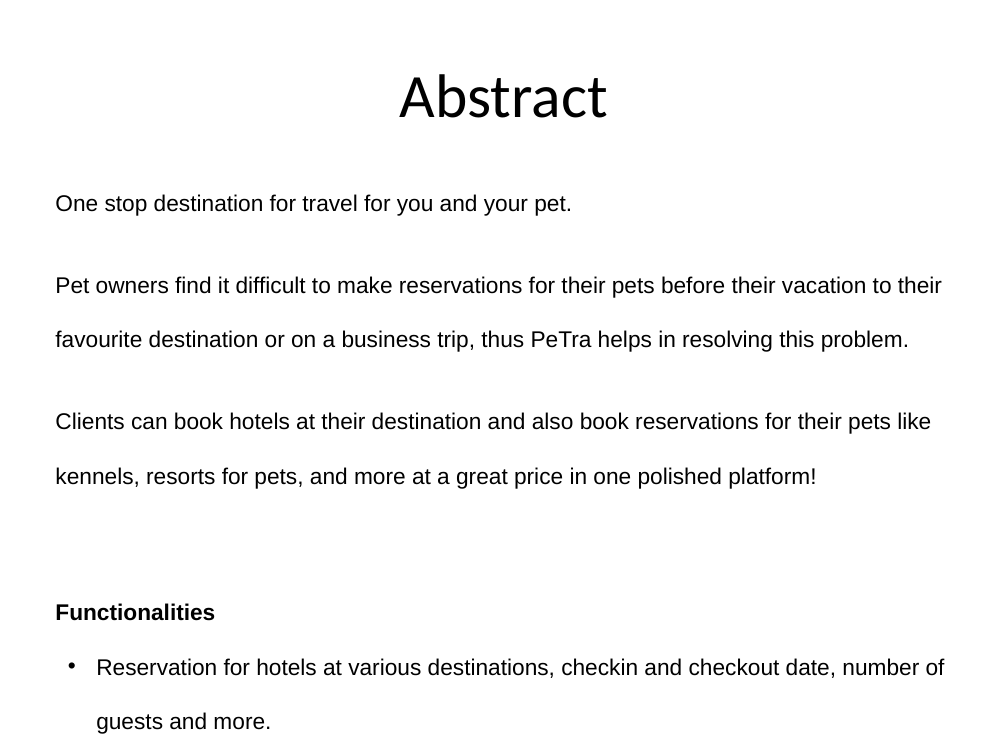
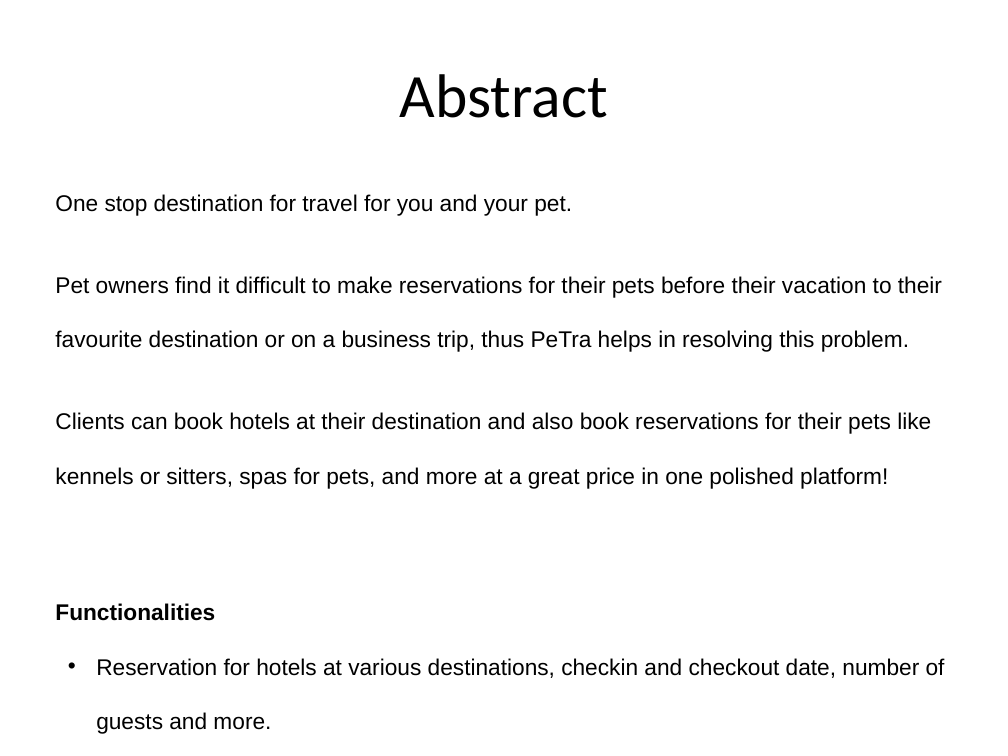
Before and after one commit to iVishalr/petra-backend, a slide deck: slide 2 of UE19CS204 – WT – Project Report.pptx. Drawn at 1008x756 pixels with LibreOffice and Linux fonts; fonts in the diff are those of the drawing. Boxes give left, top, right and bottom in pixels: in the first picture for what was removed or moved away, otherwise in the second. Text is boxed around its words. In the diff, an @@ line names an element or a change of style, - is before the commit and + after.

```diff
--- a/UE19CS204 – WT – Project Report.pptx
+++ b/UE19CS204 – WT – Project Report.pptx
@@ text at [55, 412, 931, 489]: text changed @@
-Clients can book hotels at their destination and also book reservations for their pets like kennels, resorts for pets, and more at a great price in one polished platform!
+Clients can book hotels at their destination and also book reservations for their pets like kennels or sitters, spas for pets, and more at a great price in one polished platform!
```
Also in this commit, not shown: 2 other slides changed.
